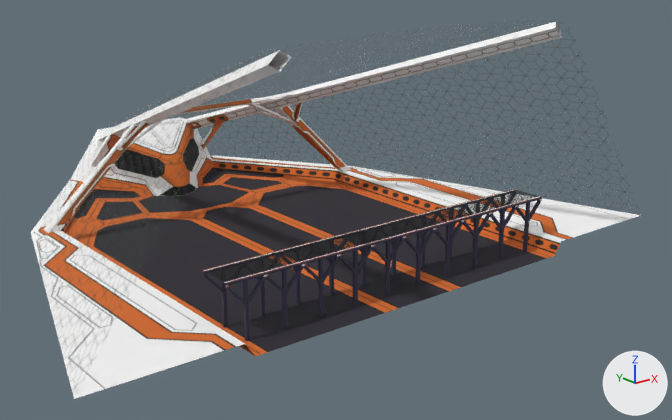
A saved change to the glTF model src/resources/3d/space station.glb.
Before and after are seen from a camera (50 mm lens) standing at (-60.0, -66.0, 29.8) and looking at (5.4, 15.7, -2.8). Lighting does not change. The marker at lower right points along +X, +Y and +Z.

Script lines for the objects in view, before the commit:
```python
me_corridor = bpy.data.meshes.new('corridor')
me_corridor.from_pydata(...)  # 640 vertices, 1020 faces; spans x -20.8..20.8, y -2.0..2.0, z -0.5..6.0
# faces by material slot: [980, 40]
me_corridor.materials.append(mat_station)  # picture img_station
me_corridor.materials.append(mat_grills)
me_station = bpy.data.meshes.new('station')
me_station.from_pydata(...)  # 285 vertices, 604 faces; spans x -36.3..36.3, y -15.8..43.7, z 0.0..25.9
me_station.materials.append(mat_station)  # picture img_station
ob_corridor = bpy.data.objects.new('corridor', me_corridor)
ob_corridor.location = (0.0, 0.0, -6.0)
ob_station = bpy.data.objects.new('station', me_station)
ob_station.location = (0.0, 10.0, -6.0)
```
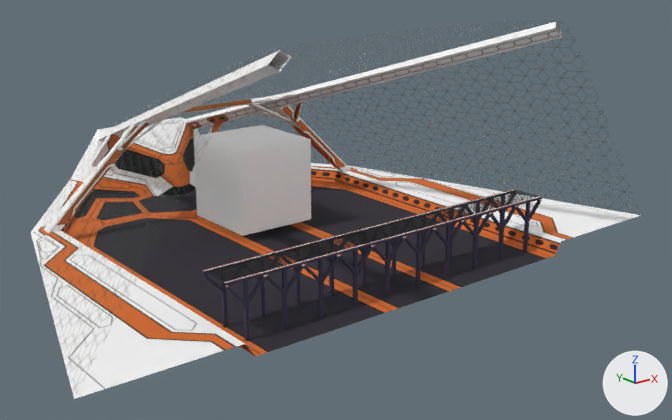
Where the newer file only moved an object's origin or applied its transform, the numbers keep the older frame.

Location of each change, (x1, y1, x2, y2) in pixels of the pictures (672 x 420 px):
'reactor', added: after (194, 125, 311, 236)

What changed in the scene script:
```text
Add mat_reactor:
    mat_reactor = principled_material('reactor')
    mat_reactor.base_color = (1.0, 1.0, 1.0)  # white #ffffff
    mat_reactor.metallic = 1.0
    mat_reactor.roughness = 1.0
Add me_reactor:
    me_reactor.from_pydata(...)  # 164 vertices, 82 faces; spans x -5.0..5.0, y -5.0..5.0, z -5.0..5.0
    me_reactor.materials.append(mat_reactor)  # white #ffffff
Add ob_reactor:
    ob_reactor = bpy.data.objects.new('reactor', me_reactor)
    ob_reactor.location = (0.0, 25.0, 0.0)
```
